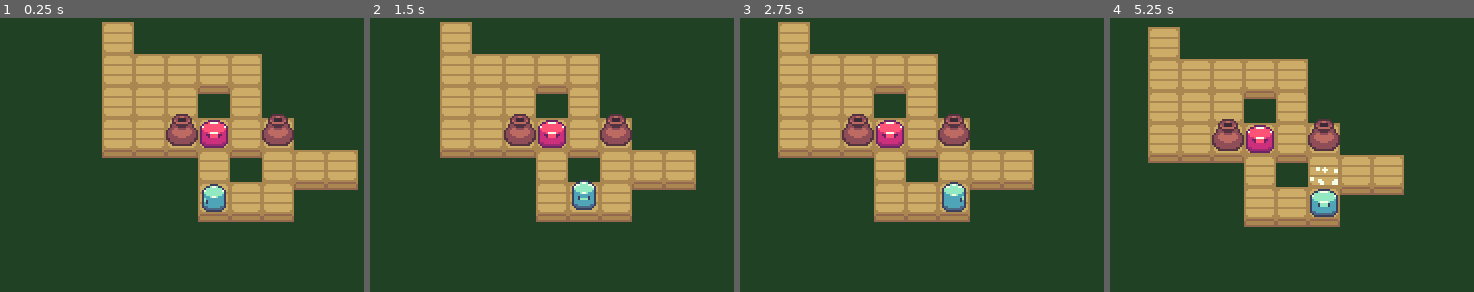
Above: before the commit, frames 1-4 (left to right).
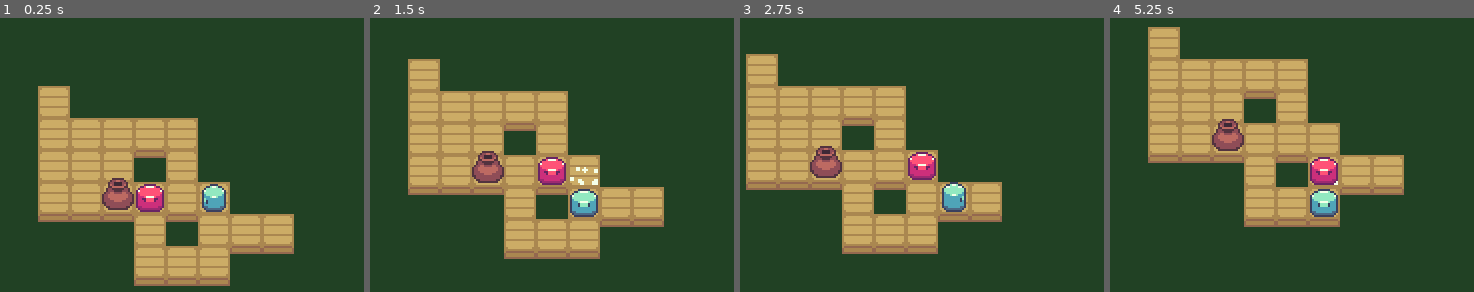
Above: after the commit, the same moments.

Repository: GudBoiNero/TurnBasedGame
Game: Godot game, scene res://assets/World.tscn
The game is run twice, just before and just after one commit, with the same random seed, the same clock (stepped at 60 frames per second) and the same inputs.
Inputs:
- Up to frame 1 (0.25 s): no input
- Up to frame 2 (1.5 s): tap Enter at 0.5 s; hold D (mov_right) 0.53-1.28 s; hold Down (mov_down) from 1.28 s (still down)
- Up to frame 3 (2.75 s): release Down (mov_down) at 2.03 s; hold D (mov_right) from 2.03 s (still down)
- Up to frame 4 (5.25 s): tap Space at 2.75 s; release D (mov_right) at 2.78 s; hold W (mov_up) 2.78-3.53 s; hold Left (mov_left) 3.53-5.03 s; hold Down (mov_down) from 5.03 s (still down)

The runs differ from the first frame. In frame 1, 43% of the frame differs, in the area x 10-99%, y 1-98%; in frame 2, 37%; in frame 3, 32%; in frame 4, 2.2%.

Commit message:
Pathfinding Basis
Finally finished the pathfinding. Very basic. Going to add some more options like diagonal, all, diagonal only after moving horizontal etc.
Also im going to do some code cleanup and notes after that and release that as a seperate version hopefully.

Diff:
--- a/TurnBasedGame/assets/Game.gd
+++ b/TurnBasedGame/assets/Game.gd
@@ -17,39 +17,39 @@
 
 var tile_size = 16
 var tile_grid = {
-	Vector2(0,0): Tile.new(),
-	Vector2(0,1): Tile.new(),
-	Vector2(0,2): Tile.new(),
-	Vector2(-1,2): Tile.new(),
-	Vector2(-2,2): Tile.new(),
-	Vector2(-3,0): Tile.new(),
-	Vector2(-1,0): Tile.new(),
-	Vector2(-2,1): Tile.new(),
-	Vector2(-2,0): Tile.new(),
-	Vector2(1,1): Tile.new(),
-	Vector2(2,1): Tile.new(),
-	Vector2(-3,-1): Tile.new(),
-	Vector2(-3,-2): Tile.new(),
-	Vector2(-2,-2): Tile.new(),
-	Vector2(-1,-2): Tile.new(),
-	Vector2(-1,-1): Tile.new(),
-	Vector2(-4,-1): Tile.new(),
-	Vector2(-4,-2): Tile.new(),
-	Vector2(-4,0): Tile.new(),
-	Vector2(-5,0): Tile.new(),
-	Vector2(-5,-1): Tile.new(),
-	Vector2(-5,-2): Tile.new(),
-	Vector2(-5,-3): Tile.new(),
+	Vector2(0+10,0+10): Tile.new(),
+	Vector2(0+10,1+10): Tile.new(),
+	Vector2(0+10,2+10): Tile.new(),
+	Vector2(-1+10,2+10): Tile.new(),
+	Vector2(-2+10,2+10): Tile.new(),
+	Vector2(-3+10,0+10): Tile.new(),
+	Vector2(-1+10,0+10): Tile.new(),
+	Vector2(-2+10,1+10): Tile.new(),
+	Vector2(-2+10,0+10): Tile.new(),
+	Vector2(1+10,1+10): Tile.new(),
+	Vector2(2+10,1+10): Tile.new(),
+	Vector2(-3+10,-1+10): Tile.new(),
+	Vector2(-3+10,-2+10): Tile.new(),
+	Vector2(-2+10,-2+10): Tile.new(),
+	Vector2(-1+10,-2+10): Tile.new(),
+	Vector2(-1+10,-1+10): Tile.new(),
+	Vector2(-4+10,-1+10): Tile.new(),
+	Vector2(-4+10,-2+10): Tile.new(),
+	Vector2(-4+10,0+10): Tile.new(),
+	Vector2(-5+10,0+10): Tile.new(),
+	Vector2(-5+10,-1+10): Tile.new(),
+	Vector2(-5+10,-2+10): Tile.new(),
+	Vector2(-5+10,-3+10): Tile.new(),
 }
 
 var entity_grid = {
-	Vector2(-2,2): preload("res://assets/Player.tscn").instance(),
-	Vector2(-2,0): Entity.new()
+	Vector2(0+10,0+10): preload("res://assets/Player.tscn").instance(),
+	Vector2(-2+10,0+10): Entity.new()
 }
 
 var obj_grid = {
-	Vector2(0,0): Pot.new(),
-	Vector2(-3,0): Pot.new()
+	Vector2(0+10,0+10): Pot.new(),
+	Vector2(-3+10,0+10): Pot.new()
 }
 
 # Each Entity/Object gets it's own assigned first value. The players is 1 so it can have 100 entries in this dict 100 particles
@@ -65,16 +65,17 @@
 	emit_signal("turn_executed")
 
 func get_next(dir:Vector2, type:int, pos:Vector2):
+	var p = pos+dir
 	match type:
 		0:
-			if entity_grid.has(pos+dir):
-				return entity_grid.get(pos+dir) is Entity
+			if entity_grid.has(p):
+				return entity_grid.get(p) is Entity
 		1:
-			if obj_grid.has(pos+dir):
-				return obj_grid.get(pos+dir) is Obj
+			if obj_grid.has(p):
+				return not(obj_grid.get(p) is InteractableObj) and (obj_grid.get(p) is Obj)
 		2:
-			if tile_grid.has(pos+dir):
-				return tile_grid.get(pos+dir) is Tile
+			if tile_grid.has(p):
+				return tile_grid.get(p) is Tile
 
 func _physics_process(delta):
 	for e in entity_grid.keys():
--- a/TurnBasedGame/assets/Player.gd
+++ b/TurnBasedGame/assets/Player.gd
@@ -35,6 +35,7 @@
 						move(Vector2.LEFT, 1, false)
 
 func move(dir, length, tp):
+	Game.player_pos = grid_pos
 	if can_move(dir):
 		var p = ParticleManager.new()
 		p.time = 0.8
--- a/TurnBasedGame/assets/classes/Entity.gd
+++ b/TurnBasedGame/assets/classes/Entity.gd
@@ -31,44 +31,6 @@
 var l = RayCast2D.new()
 
 func _ready():
-	# Animation Setup
-#	add_child(anim)
-#	var idle_up = Animation.new()
-#	var idle_down = Animation.new()
-#	var idle_horizontal = Animation.new()
-#
-#	idle_up.add_track(0)
-#	idle_up.track_set_path(0, "sprite:frame")
-#	idle_up.track_insert_key(0,0,0)
-#	idle_up.track_insert_key(0,1,1)
-#	idle_up.track_insert_key(0,2,2)
-#	idle_up.track_insert_key(0,3,3)
-#	idle_up.track_insert_key(0,3.5,0)
-#	idle_up.loop = true
-#
-#	idle_down.add_track(0)
-#	idle_down.track_set_path(0, "sprite:frame")
-#	idle_down.track_insert_key(0,0,0)
-#	idle_down.track_insert_key(0,1,1)
-#	idle_down.track_insert_key(0,2,2)
-#	idle_down.track_insert_key(0,3,3)
-#	idle_down.track_insert_key(0,3.5,0)
-#	idle_down.loop = true
-#
-#	idle_horizontal.add_track(0)
-#	idle_horizontal.track_set_path(0, "sprite:frame")
-#	idle_horizontal.track_insert_key(0,0,0)
-#	idle_horizontal.track_insert_key(0,1,1)
-#	idle_horizontal.track_insert_key(0,2,2)
-#	idle_horizontal.track_insert_key(0,3,3)
-#	idle_horizontal.track_insert_key(0,3.5,0)
-#	idle_horizontal.loop = true
-#
-#	anim.add_animation(animations[0], idle_up)
-#	anim.add_animation(animations[1], idle_down)
-#	anim.add_animation(animations[2], idle_horizontal)
-
-	# Sprite Setup
 	sprite.texture = _get_tex()
 	sprite.hframes = 12
 	sprite.position.y += -8
@@ -83,7 +45,8 @@
 	)
 
 func turn_ex():
-	move(determine_dir(), 1, false)
+	if determine_dir() != null:
+		move(determine_dir(), 1, false)
 
 func move(dir, length, tp):
 	if can_move(dir):
@@ -120,8 +83,8 @@
 	path.from = grid_pos
 	path.to = Game.player_pos
 	add_child(path)
-
-	return path.return_path()
+	if path.return_path().size() != 0:
+		return path.return_path()[0]-grid_pos
 	path.queue_free()
 
 func _init_nodes():
@@ -168,7 +131,10 @@
 				facing = dir
 
 func is_stuck() -> bool:
-#	if Game.get_next(Vector2.UP, 0, grid_pos) and Game.get_next(Vector2.RIGHT, 0, grid_pos) and Game.get_next(Vector2.DOWN, 0, grid_pos) and Game.get_next(Vector2.LEFT, 0, grid_pos):
+	# Checks if all possible directions are unavailable
+	# NOTE (12/7/2021 7:10 PM EST) : Currently planning on remaking this system since its four `if` statements over and over
+	# Definitely not efficient. Probably going to use a `for` loop
+
 	if Game.get_next(Vector2.UP, 0,grid_pos) or Game.get_next(Vector2.UP, 1,grid_pos) or !Game.get_next(Vector2.UP, 2,grid_pos):
 		if Game.get_next(Vector2.RIGHT, 0,grid_pos) or Game.get_next(Vector2.RIGHT, 1,grid_pos) or !Game.get_next(Vector2.RIGHT, 2,grid_pos):
 			if Game.get_next(Vector2.DOWN, 0,grid_pos) or Game.get_next(Vector2.DOWN, 1,grid_pos) or !Game.get_next(Vector2.DOWN, 2,grid_pos):
--- a/TurnBasedGame/assets/classes/Pathfinding.gd
+++ b/TurnBasedGame/assets/classes/Pathfinding.gd
@@ -33,7 +33,7 @@
 	var path = astar.get_point_path(id(from),id(to))
 	path.remove(0)
 	print(path)
-	return Vector2(0,0)
+	return path
 
 func is_valid_position(dir,pos) -> bool:
 	if !Game.get_next(dir,0,pos) and !Game.get_next(dir,1,pos) and Game.get_next(dir,2,pos):
